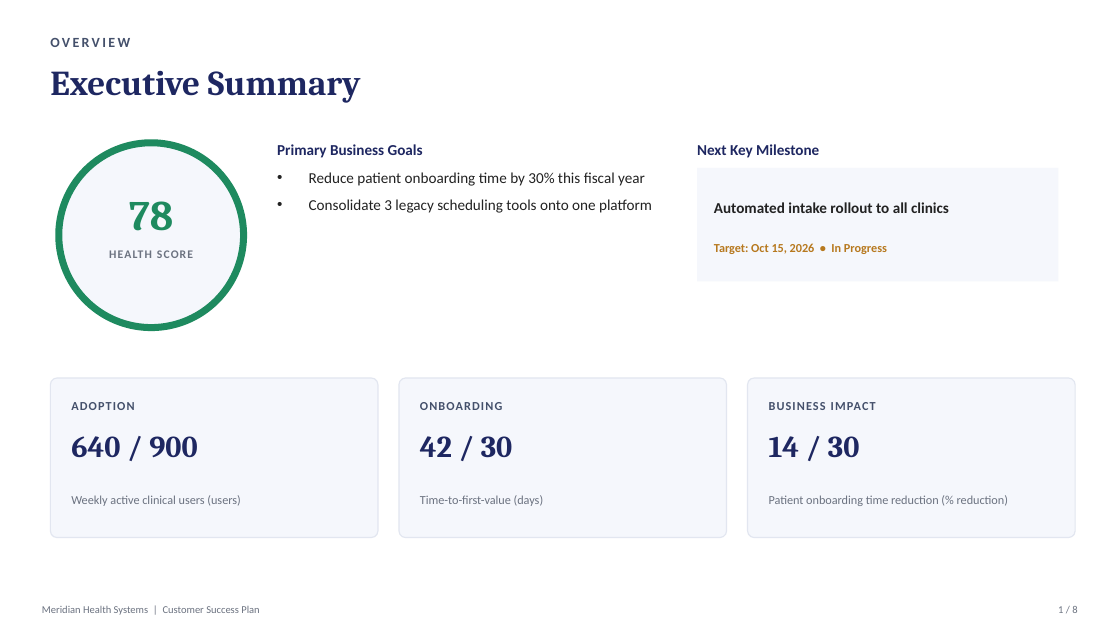
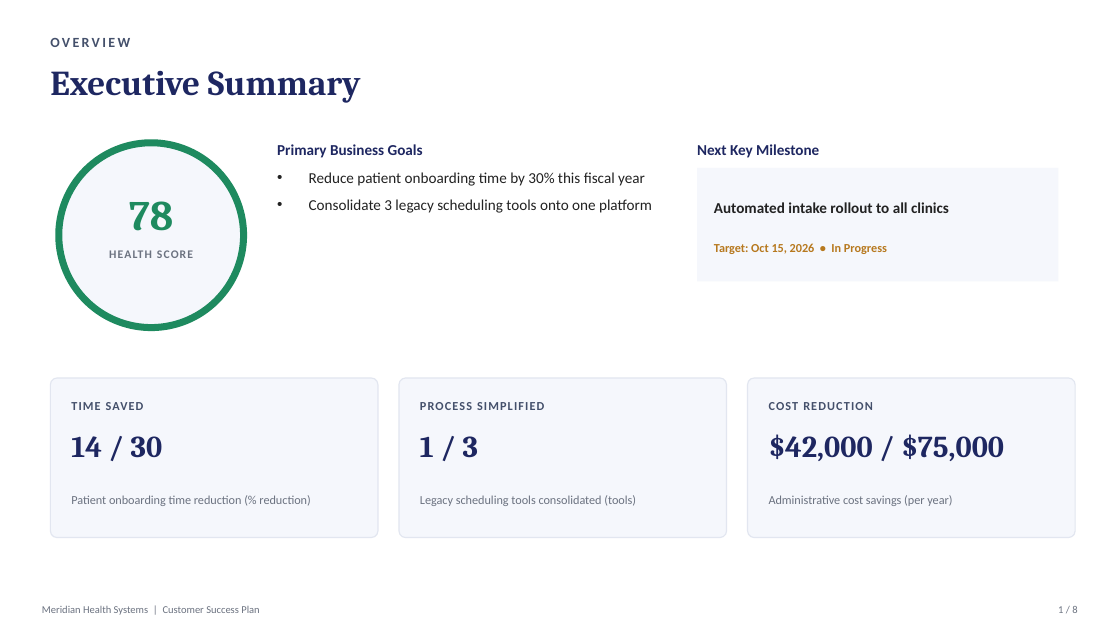
Before and after one commit to melissamcgowan/Success-Plan-Generator, a slide deck: slide 2 of Success Plan - Meridian Health Systems.pptx. Drawn at 1120x630 pixels with LibreOffice and Linux fonts; fonts in the diff are those of the drawing. Boxes give left, top, right and bottom in pixels: in the first picture for what was removed or moved away, otherwise in the second. Text is boxed around its words. In the diff, an @@ line names an element or a change of style, - is before the commit and + after.

```diff
--- a/Success Plan - Meridian Health Systems.pptx
+++ b/Success Plan - Meridian Health Systems.pptx
@@ text at <box>71,402,144,410</box>: text changed @@
-ADOPTION
+TIME SAVED
@@ text at <box>420,402,544,410</box>: text changed @@
-ONBOARDING
+PROCESS SIMPLIFIED
@@ text at <box>769,402,873,410</box>: text changed @@
-BUSINESS IMPACT
+COST REDUCTION
@@ text at <box>71,436,163,458</box>: text changed @@
-640 / 900
+14 / 30
@@ text at <box>420,436,478,458</box>: text changed @@
-42 / 30
+1 / 3
@@ text at <box>769,434,1004,461</box>: text changed @@
-14 / 30
+$42,000 / $75,000
@@ text at <box>71,495,310,506</box>: text changed @@
-Weekly active clinical users (users)
+Patient onboarding time reduction (% reduction)
@@ text at <box>420,495,636,506</box>: text changed @@
-Time-to-first-value (days)
+Legacy scheduling tools consolidated (tools)
@@ text at <box>769,495,952,506</box>: text changed @@
-Patient onboarding time reduction (% reduction)
+Administrative cost savings (per year)
```
Also in this commit, not shown: 5 other slides changed, 1 slide added, 1 slide removed, 6 other files.
